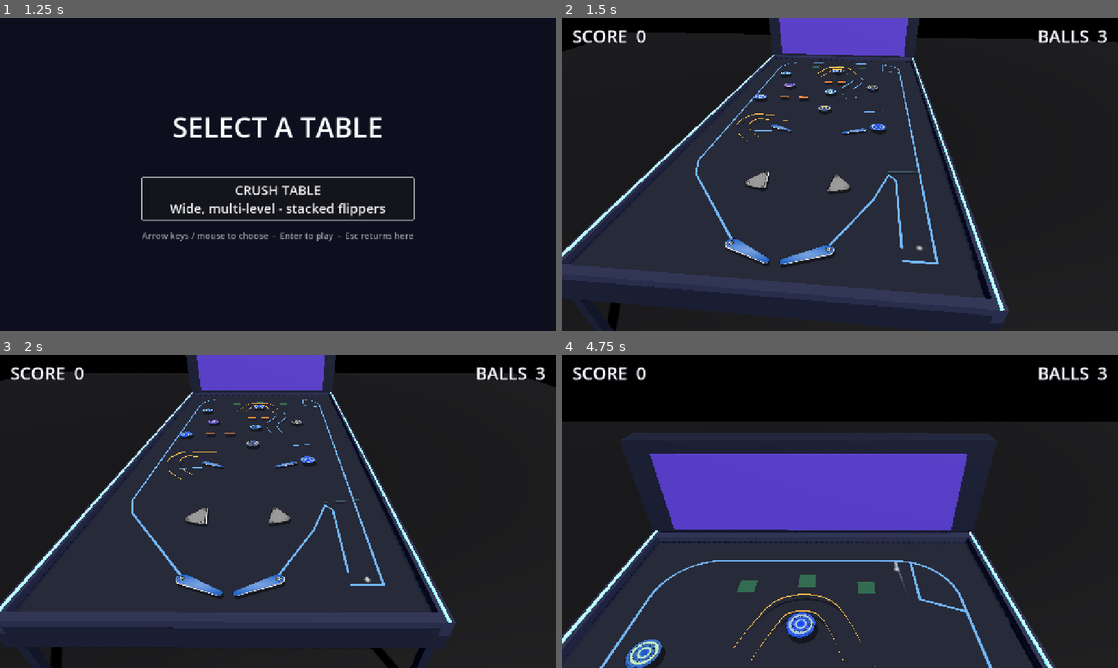
Above: before the commit, frames 1-4 (two rows, left to right).
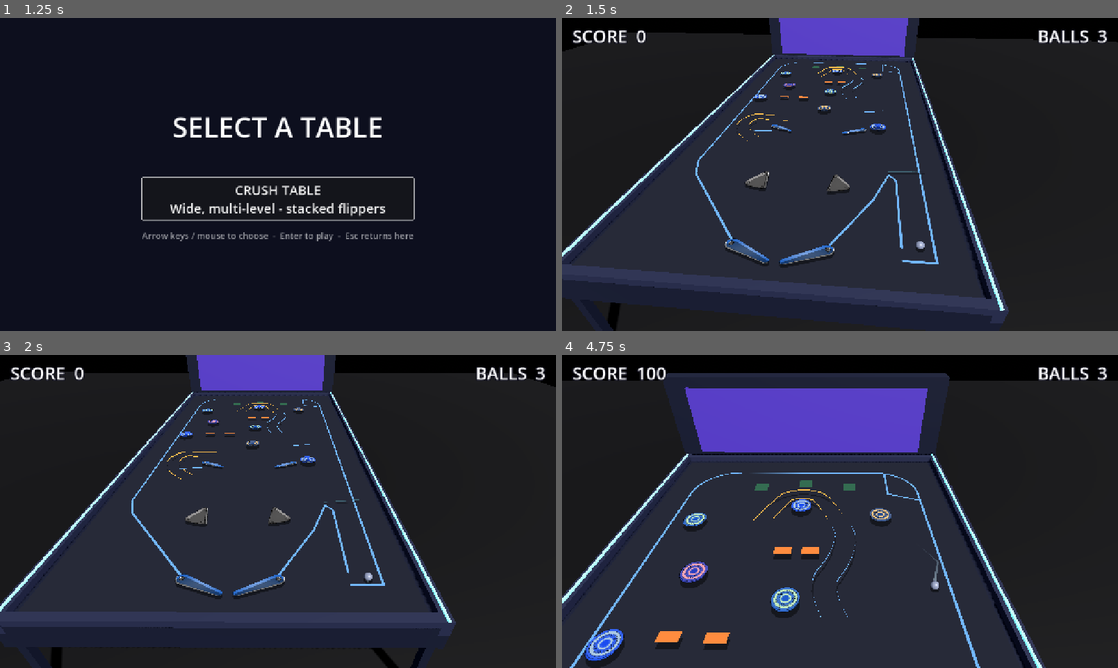
Above: after the commit, the same moments.

Repository: eddieedease/gdpb
Game: Godot game, scene res://scenes/table_select.tscn
The game is run twice, just before and just after one commit, with the same random seed, the same clock (stepped at 60 frames per second) and the same inputs. Sound files missing from this copy of the repository are replaced by a short silence.
Inputs:
- Up to frame 1 (1.25 s): hold E (nudge_right) from 0.53 s (still down)
- Up to frame 2 (1.5 s): release E (nudge_right) at 1.25 s; click "CRUSH TABLE Wide, multi-level…" at 1.25 s
- Up to frame 3 (2 s): no input
- Up to frame 4 (4.75 s): hold Down (ui_down) 2.03-2.78 s; tap Space (launch) at 2.1, 3.6 s; hold E (nudge_right) 2.78-3.53 s; hold Space (launch) 2.78-3.53 s; hold Up (ui_up) 3.53-4.28 s; hold A (flipper_left) from 4.28 s (still down); hold Space (launch) from 4.28 s (still down)

Frame 1 is identical in both runs. In frame 2, 0.8% of the frame differs, in the area x 29-66%, y 17-80%; in frame 3, 0.8%; in frame 4, 42%, in the area x 0-100%, y 4-100%.

Commit message:
Camera-relative drop shadows; ball is now a real 3D sphere that lifts
Shadows: the baked right-down offset is gone. All shadow layers (tier
quads, rail strips, ball blob) get their offset each frame from the
camera's look direction - shadows fall toward the viewer and shift
subtly as the camera tracks the ball. Export: shadow_reach.

Ball: the flat 2D sprite is hidden and replaced with a shaded metallic
SphereMesh driven by the 2D physics ball (per-ball, handles multiball,
cleaned up on drain). It rides at ball-radius height normally and LIFTS
smoothly to top-tier height while on a ramp/rail - the ball finally
looks elevated on channels. Its blob shadow's offset grows and fades
with height. The 2D trail stays as a ground trace.

Co-Authored-By: Claude Opus 4.8 <noreply@anthropic.com>

Diff:
--- a/scenes/advanced_table.tscn
+++ b/scenes/advanced_table.tscn
@@ -117,7 +117,7 @@
 
 [node name="Bumper2" parent="." unique_id=1613699457 instance=ExtResource("7_t1bve")]
 modulate = Color(1, 0.85, 0.6, 1)
-position = Vector2(942, 816)
+position = Vector2(975, 495)
 
 [node name="Bumper3" parent="." unique_id=313051755 instance=ExtResource("7_t1bve")]
 modulate = Color(0.8, 1, 0.85, 1)
--- a/scripts/crush_view.gd
+++ b/scripts/crush_view.gd
@@ -28,8 +28,10 @@
 @export var mid_height := 0.11
 @export var top_height := 0.21
 ## Drop shadows: each tier is drawn a second time on the table surface,
-## darkened and offset, which anchors the raised pieces visually.
-@export var shadow_offset := Vector2(0.07, 0.055)
+## darkened and offset. The offset direction follows the CAMERA each frame
+## (shadows fall toward the viewer), so the perspective reads correctly as
+## the camera moves.
+@export var shadow_reach := 0.09
 @export var shadow_opacity := 0.45
 
 ## Camera height above the table plane.
@@ -50,6 +52,8 @@
 var _vp_top: SubViewport
 var _last_ball := Vector2(1120, 2360)   # start aimed at the plunger
 var _punch := 0.0
+var _shadows: Array = []      # [MeshInstance3D, reach factor]
+var _ball_fx := {}            # ball instance_id -> {sphere, blob, blob_mat, lift}
 
 
 func _ready() -> void:
@@ -95,7 +99,7 @@
 			child.reparent(_vp_mid)
 			_rehome_physics(child, space)
 	_add_screen(_vp.get_texture(), 0.0, false)
-	_add_shadow(_vp_mid.get_texture(), 0.012, 0.6)
+	_add_shadow(_vp_mid.get_texture(), 0.012, 0.55)
 	_add_shadow(_vp_top.get_texture(), 0.024, 1.0)
 	_add_screen(_vp_mid.get_texture(), mid_height, true)
 	_add_screen(_vp_top.get_texture(), top_height, true)
@@ -155,7 +159,7 @@
 			var tang := (p_next - p_prev).normalized()
 			var perp := Vector3(-tang.y, 0.0, tang.x) * 0.04
 			var a := clampf(h / maxf(top_height, 0.001), 0.0, 1.0) * 0.4
-			var s := Vector3(w.x + 0.05, 0.012, w.z + 0.04)   # slight light offset
+			var s := Vector3(w.x, 0.012, w.z)   # offset applied per-frame (camera)
 			sh.set_color(Color(0, 0, 0, a))
 			sh.add_vertex(s + perp)
 			sh.set_color(Color(0, 0, 0, a))
@@ -177,6 +181,7 @@
 		smat.cull_mode = BaseMaterial3D.CULL_DISABLED
 		smesh.material_override = smat
 		add_child(smesh)
+		_shadows.append([smesh, 1.0])
 		line.visible = false
 
 
@@ -191,10 +196,10 @@
 		_rehome_physics(c, space)
 
 
-## A darkened, offset copy of a tier texture drawn just above the table
-## surface - reads as the tier's drop shadow. Higher tiers get a larger
-## offset (offset_scale) so taller pieces cast a longer shadow.
-func _add_shadow(tex: Texture2D, height: float, offset_scale: float) -> void:
+## A darkened copy of a tier texture drawn just above the table surface -
+## the tier's drop shadow. Its offset is set every frame from the camera
+## direction (see _process); taller tiers get a larger reach factor.
+func _add_shadow(tex: Texture2D, height: float, reach_factor: float) -> void:
 	var mesh := MeshInstance3D.new()
 	var quad := QuadMesh.new()
 	quad.size = TABLE_SIZE / PX_PER_M
@@ -206,8 +211,9 @@
 	mat.transparency = BaseMaterial3D.TRANSPARENCY_ALPHA
 	mesh.material_override = mat
 	mesh.rotation_degrees.x = -90.0
-	mesh.position = Vector3(shadow_offset.x * offset_scale, height, shadow_offset.y * offset_scale)
+	mesh.position = Vector3(0, height, 0)
 	add_child(mesh)
+	_shadows.append([mesh, reach_factor])
 
 
 func _add_screen(tex: Texture2D, height: float, transparent: bool) -> void:
@@ -300,6 +306,67 @@
 	return Vector3((p.x - TABLE_SIZE.x * 0.5) / PX_PER_M, 0.0, (p.y - TABLE_SIZE.y * 0.5) / PX_PER_M)
 
 
+# ---------------------------------------------------------------- 3D ball
+const BALL_R := 0.14   # 14px 2D ball radius
+
+func _make_ball_fx() -> Dictionary:
+	var sphere := MeshInstance3D.new()
+	var sm := SphereMesh.new()
+	sm.radius = BALL_R
+	sm.height = BALL_R * 2.0
+	sphere.mesh = sm
+	var mat := StandardMaterial3D.new()
+	mat.albedo_color = Color(0.82, 0.84, 0.9)
+	mat.metallic = 0.7
+	mat.roughness = 0.25
+	sphere.material_override = mat
+	add_child(sphere)
+
+	var blob := MeshInstance3D.new()
+	var bm := SphereMesh.new()
+	bm.radius = BALL_R * 1.15
+	bm.height = 0.02
+	blob.mesh = bm
+	var bmat := StandardMaterial3D.new()
+	bmat.shading_mode = BaseMaterial3D.SHADING_MODE_UNSHADED
+	bmat.albedo_color = Color(0, 0, 0, 0.45)
+	bmat.transparency = BaseMaterial3D.TRANSPARENCY_ALPHA
+	blob.material_override = bmat
+	add_child(blob)
+	return {"sphere": sphere, "blob": blob, "blob_mat": bmat, "lift": 0.0}
+
+
+## The 2D ball sprite is hidden and replaced with a shaded 3D sphere that
+## lifts to top-tier height while riding a ramp/rail - real elevation.
+func _update_balls(delta: float, shadow_dir: Vector2) -> void:
+	var seen := {}
+	for b in get_tree().get_nodes_in_group("ball"):
+		if not (b is Node2D):
+			continue
+		var id := b.get_instance_id()
+		seen[id] = true
+		if not _ball_fx.has(id):
+			var spr: CanvasItem = b.get_node_or_null("Sprite2D")
+			if spr:
+				spr.visible = false
+			_ball_fx[id] = _make_ball_fx()
+		var fx: Dictionary = _ball_fx[id]
+		var target_lift := top_height if b.get_meta("on_ramp", false) else 0.0
+		var lift: float = lerpf(fx.lift, target_lift, 1.0 - exp(-9.0 * delta))
+		fx.lift = lift
+		var w := _table_to_world(b.global_position)
+		fx.sphere.position = Vector3(w.x, BALL_R + lift, w.z)
+		var reach: float = shadow_reach * (0.5 + lift * 6.0)
+		fx.blob.position = Vector3(w.x + shadow_dir.x * reach, 0.014, w.z + shadow_dir.y * reach)
+		var k: float = clampf(lift / maxf(top_height, 0.01), 0.0, 1.0)
+		fx.blob_mat.albedo_color = Color(0, 0, 0, lerpf(0.45, 0.25, k))
+	for id in _ball_fx.keys().duplicate():
+		if not seen.has(id):
+			_ball_fx[id].sphere.queue_free()
+			_ball_fx[id].blob.queue_free()
+			_ball_fx.erase(id)
+
+
 func _on_impact(strength: float) -> void:
 	_punch = minf(_punch + strength * 0.02, 0.45)
 
@@ -308,6 +375,21 @@
 	var balls := get_tree().get_nodes_in_group("ball")
 	if not balls.is_empty():
 		_last_ball = balls[0].global_position
+
+	# Shadows fall away from the camera's look direction (toward the viewer),
+	# updating as the camera moves for a consistent perspective.
+	var fwd := -_cam.global_transform.basis.z
+	var g := Vector2(fwd.x, fwd.z)
+	var shadow_dir := Vector2(0, 1)
+	if g.length() > 0.01:
+		shadow_dir = -g.normalized()
+	for s in _shadows:
+		var m: MeshInstance3D = s[0]
+		var f: float = s[1]
+		m.position.x = shadow_dir.x * shadow_reach * f
+		m.position.z = shadow_dir.y * shadow_reach * f
+	_update_balls(delta, shadow_dir)
+
 	var b := _table_to_world(_last_ball)
 	b.x *= side_follow
 	b.z = clampf(b.z, -TABLE_SIZE.y * 0.5 / PX_PER_M, TABLE_SIZE.y * 0.5 / PX_PER_M)
